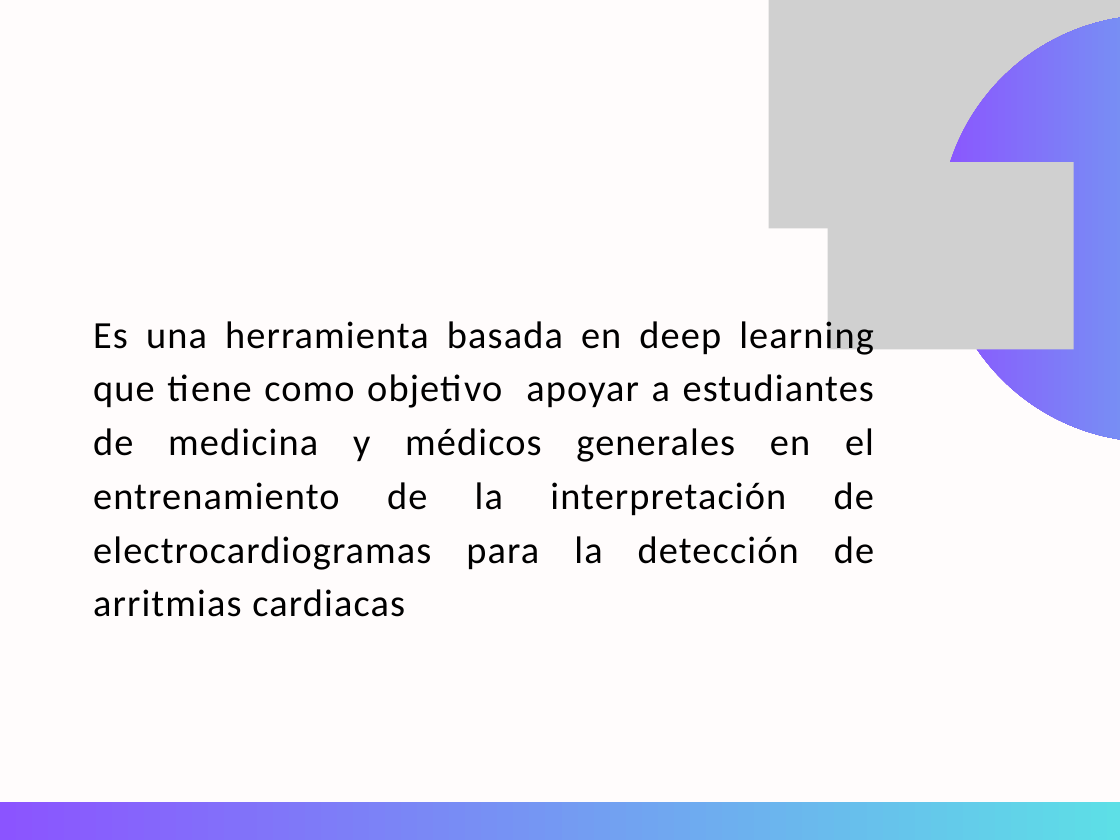
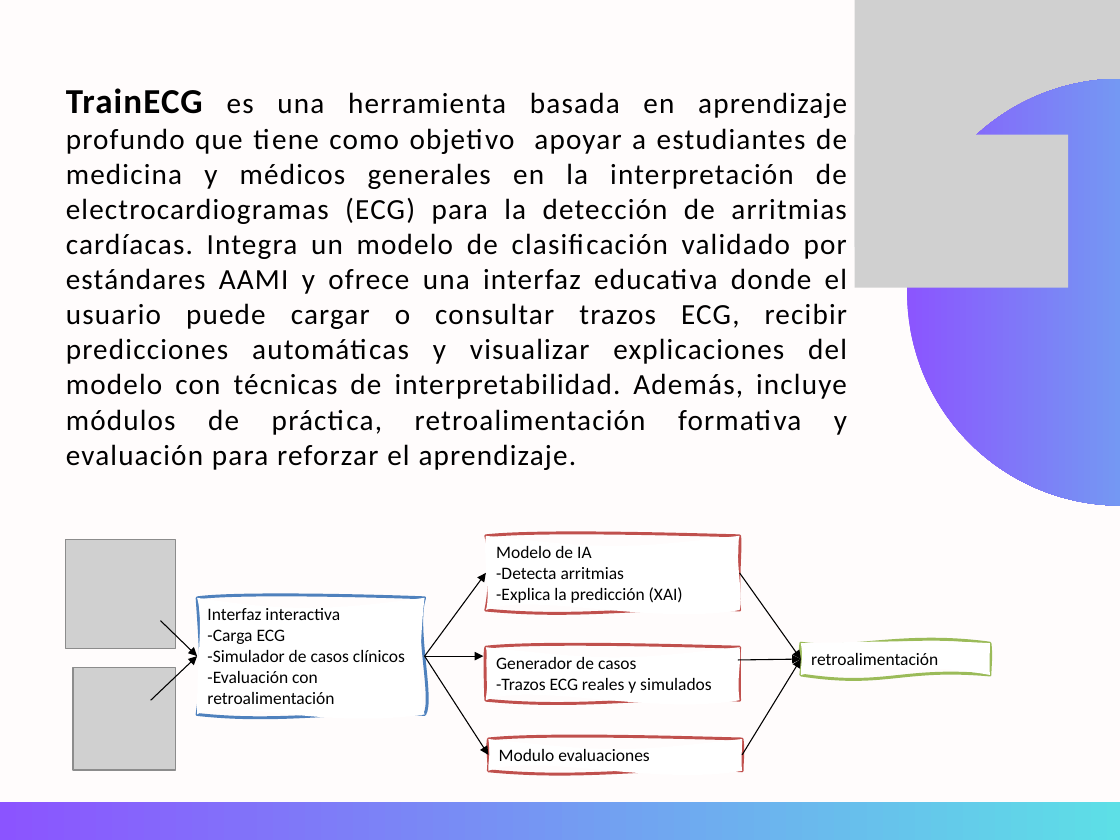
Before and after one commit to Jucer74/SoftwareArchitecture, a slide deck: slide 3 of Project/Context/TrainECG.context.pptx (slide 2 before the commit). Drawn at 1120x840 pixels with LibreOffice and Linux fonts; fonts in the diff are those of the drawing; grey boxes stand for pictures. Boxes give left, top, right and bottom in pixels: in the first picture for what was removed or moved away, otherwise in the second. Text is boxed around its words. In the diff, an @@ line names an element or a change of style, - is before the commit and + after.

```diff
--- a/Project/Context/TrainECG.context.pptx
+++ b/Project/Context/TrainECG.context.pptx
@@ picture: place and size @@
-picture at (768, 0, 1120, 229)
+picture at (854, 0, 1120, 247)
@@ text at (66, 88, 847, 470): text changed; size 26.3 to 20 pt @@
-Es una herramienta basada en deep learning que tiene como objetivo apoyar a estudiantes de medicina y médicos generales en el entrenamiento de la interpretación de electrocardiogramas para la detección de arritmias cardiacas
+TrainECG es una herramienta basada en aprendizaje profundo que tiene como objetivo apoyar a estudiantes de medicina y médicos generales en la interpretación de electrocardiogramas (ECG) para la detección de arritmias cardíacas. Integra un modelo de clasificación validado por estándares AAMI y ofrece una interfaz educativa donde el usuario puede cargar o consultar trazos ECG, recibir predicciones automáticas y visualizar explicaciones del modelo con técnicas de interpretabilidad. Además, incluye módulos de práctica, retroalimentación formativa y evaluación para reforzar el aprendizaje.
@@ freeform shape: place and size @@
-freeform shape at (930, 15, 1120, 442)
+freeform shape at (897, 79, 1120, 506)
@@ picture: place and size @@
-picture at (827, 162, 1073, 348)
+picture at (854, 134, 1068, 288)
@@ freeform shape added at (486, 535, 740, 610), fill #FFFFFF, outline #C0504D 2 pt, 12 pt, text #000000 @@
+Modelo de IA
+-Detecta arritmias
+-Explica la predicción (XAI)
@@ picture added at (66, 540, 175, 649) @@
@@ freeform shape added at (197, 597, 425, 714), fill #FFFFFF, outline #4F81BD 2 pt, 12 pt, text #000000 @@
+Interfaz interactiva
+-Carga ECG
+-Simulador de casos clínicos
+-Evaluación con retroalimentación
@@ arrow added from (424, 656) to (486, 573), #000000 0.75 pt @@
@@ arrow added from (739, 573) to (801, 659), #000000 0.75 pt @@
@@ arrow added from (161, 620) to (197, 656), #000000 0.75 pt @@
@@ arrow added from (151, 700) to (197, 656), #000000 0.75 pt @@
@@ arrow added from (424, 656) to (483, 656), #000000 0.75 pt @@
@@ arrow added from (424, 656) to (488, 755), #000000 0.75 pt @@
@@ freeform shape added at (486, 647, 740, 699), fill #FFFFFF, outline #C0504D 2 pt, 12 pt, text #000000 @@
+Generador de casos
+-Trazos ECG reales y simulados
@@ arrow added from (738, 660) to (801, 659), #000000 0.75 pt @@
@@ arrow added from (742, 755) to (801, 659), #000000 0.75 pt @@
@@ freeform shape added at (801, 643, 990, 675), fill #FFFFFF, outline #9BBB59 2 pt, 12 pt, text #000000 @@
+retroalimentación
@@ picture added at (73, 668, 175, 769) @@
@@ freeform shape added at (488, 739, 742, 770), fill #FFFFFF, outline #C0504D 2 pt, 12 pt, text #000000 @@
+Modulo evaluaciones
```
Also in this commit, not shown: 2 other slides changed, 3 slides added, 3 other files.
